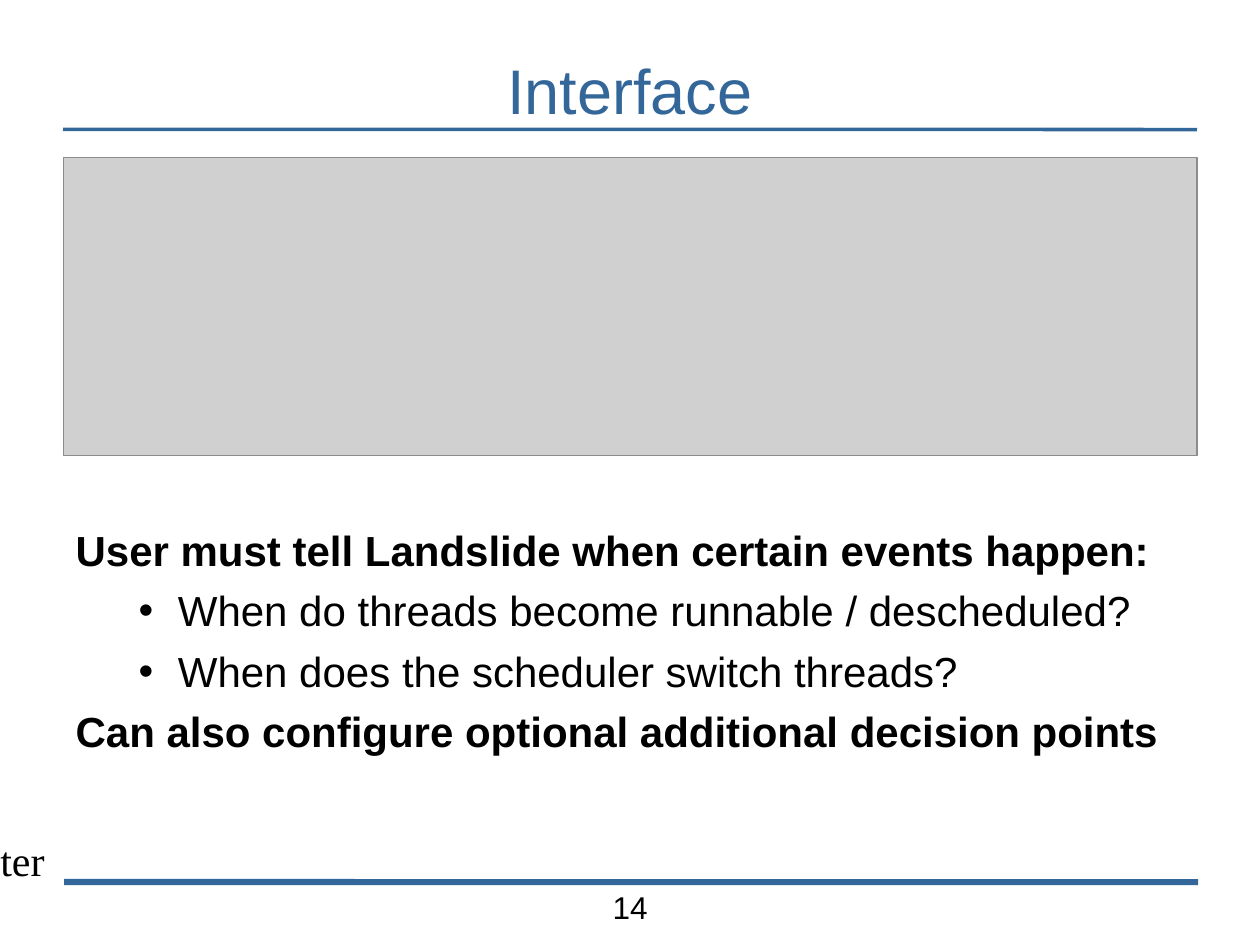
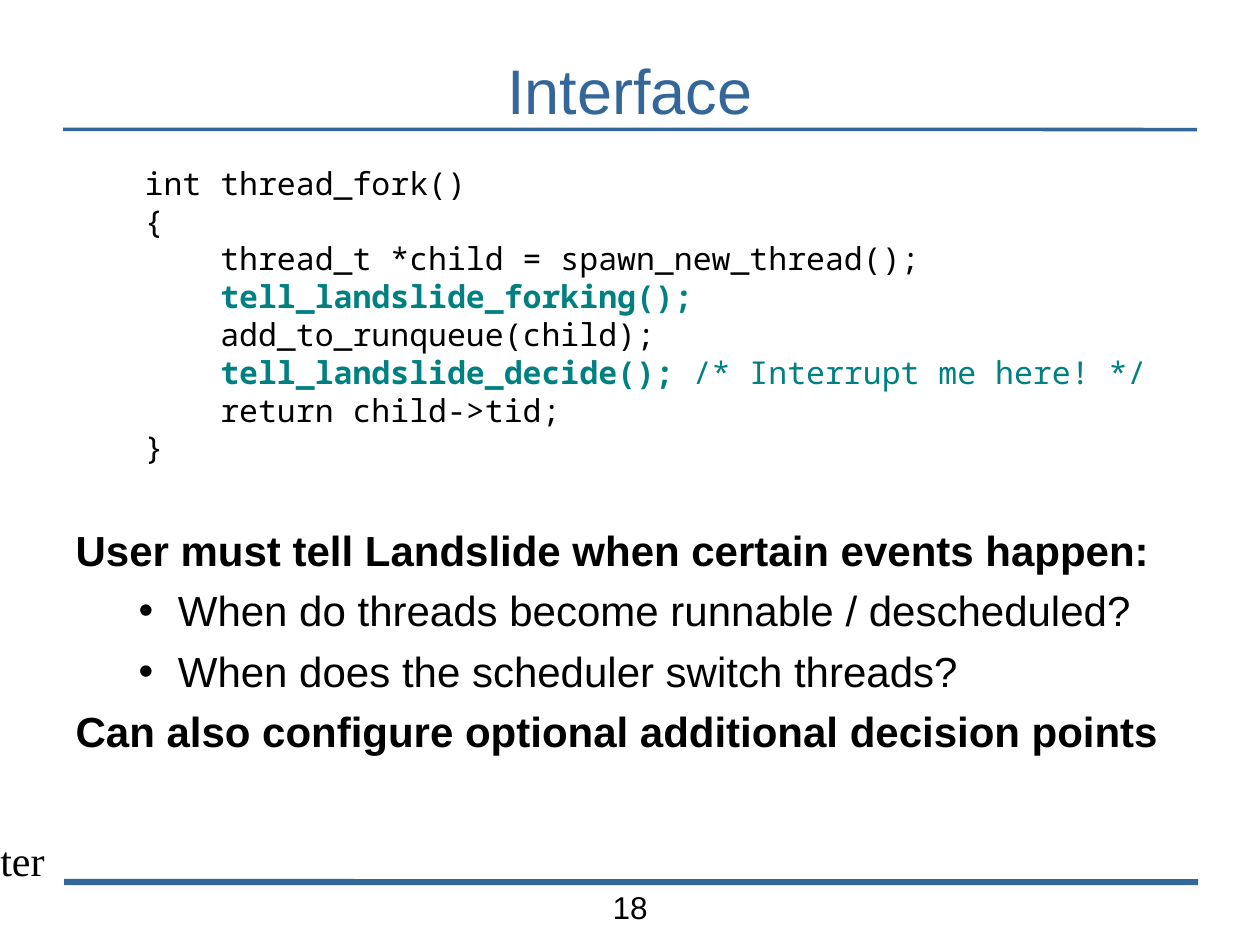
Before and after one commit to bblum/talks, a slide deck: slide 18 of pdl-retreat/pdl-talk.odp (slide 14 before the commit). Drawn at 1260x945 pixels with LibreOffice and Linux fonts; fonts in the diff are those of the drawing; grey boxes stand for pictures; background and template pictures are left out. Boxes give left, top, right and bottom in pixels: in the first picture for what was removed or moved away, otherwise in the second. Text is boxed around its words. In the diff, an @@ line names an element or a change of style, - is before the commit and + after.

Commit message:
Revise some of the talk

```diff
--- a/pdl-retreat/pdl-talk.odp
+++ b/pdl-retreat/pdl-talk.odp
@@ picture removed at box(63, 158, 1197, 455) @@
@@ text added at box(145, 171, 1089, 427), 18 pt, text #000000 @@
+int thread_fork()
+{
+thread_t *child = spawn_new_thread();
+tell_landslide_forking();
+add_to_runqueue(child);
+tell_landslide_decide(); /* Interrupt me here! */
+return child->tid;
+}
@@ page number at box(613, 897, 648, 920): text changed @@
-14
+18
```
Also in this commit, not shown: 4 other slides changed, 5 slides added, 1 slide removed, 6 other files.
